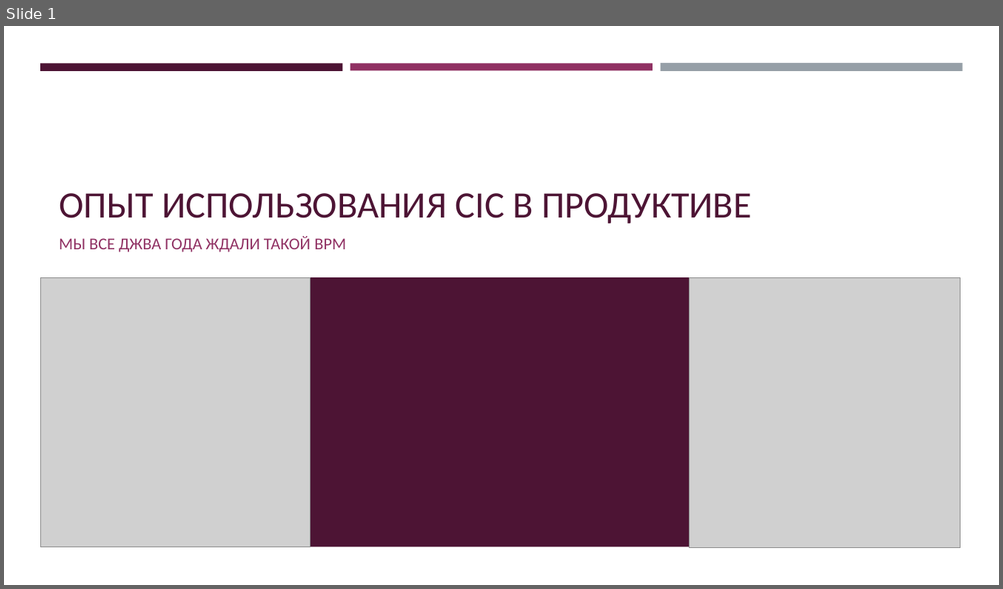
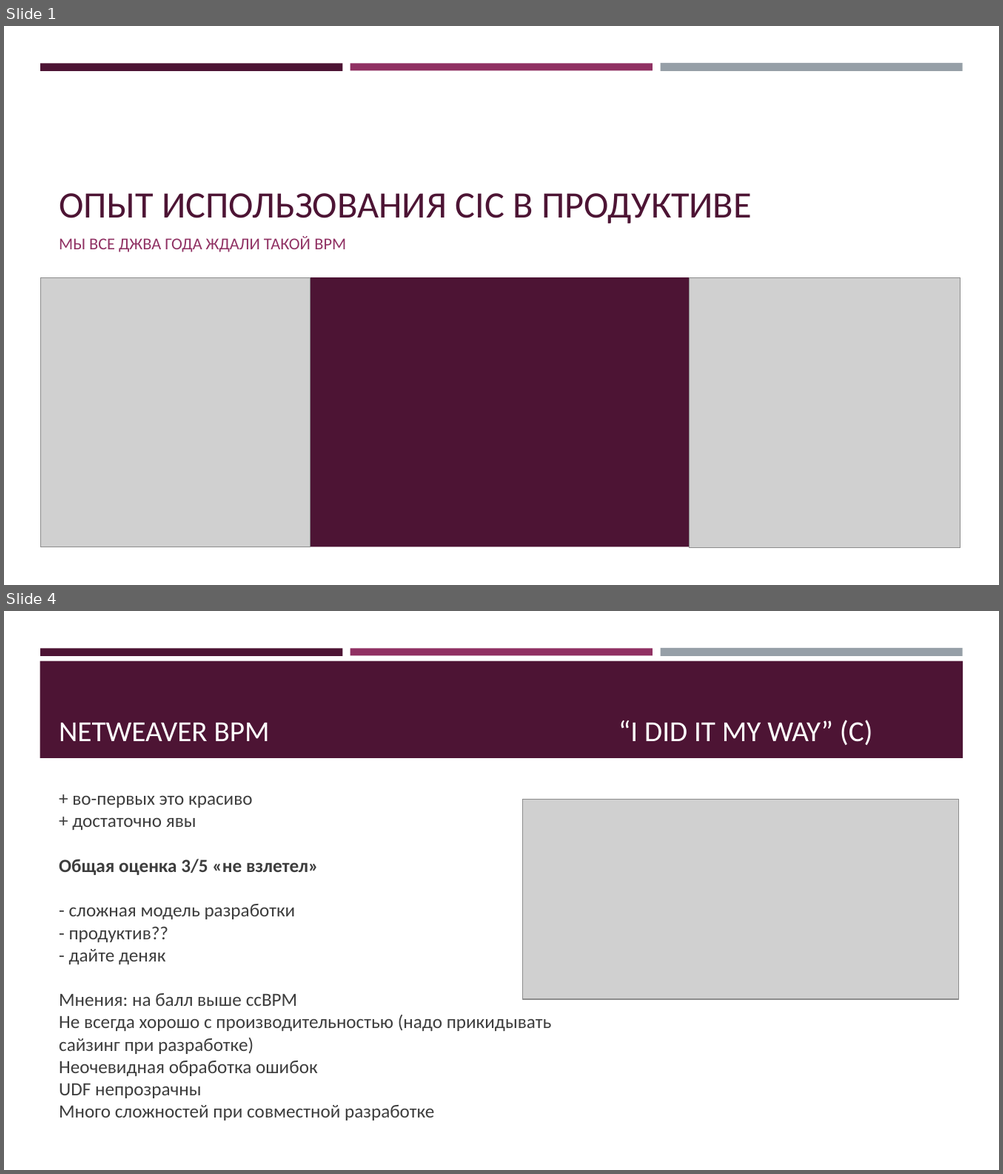
Before and after one commit to rsugio/PIMON, a slide deck: PIMON-2023/PIMON-2023_CIC.pptx. Shown one above the other, each under a label of ours: slide 1 before the commit, slides 1 and 4 after it; the slides between them are not shown. The pictures are 1003x589 and 1003x1174 pixels, drawn with LibreOffice and Linux fonts; fonts in the diff are those of the drawing; grey boxes stand for pictures. Boxes give left, top, right and bottom in pixels: in the first picture for what was removed or moved away, otherwise in the second. Text is boxed around its words. In the diff, an @@ line names an element or a change of style, - is before the commit and + after.

```diff
--- a/PIMON-2023/PIMON-2023_CIC.pptx
+++ b/PIMON-2023/PIMON-2023_CIC.pptx
@@ slide 4 added at <box>4,611,999,1170</box>, background #FFFFFF; not listed: 3 template elements that a slide beside it also shows @@
@@ rectangle added at <box>40,661,963,758</box>, fill #4D1434 @@
@@ title added at <box>59,720,873,746</box>, 28 pt, text #FFFFFF @@
+NETWEAVER BPM “I DID IT MY WAY” (C)
@@ text added at <box>59,795,552,1121</box>, 18 pt, text #3D3D3D @@
++ во-первых это красиво
++ достаточно явы
+Общая оценка 3/5 «не взлетел»
+- сложная модель разработки
+- продуктив??
+- дайте деняк
+Мнения: на балл выше ccBPM
+Не всегда хорошо с производительностью (надо прикидывать сайзинг при разработке)
+Неочевидная обработка ошибок
+UDF непрозрачны
+Много сложностей при совместной разработке
@@ picture added at <box>523,799,959,999</box> @@
```
Also in this commit, not shown: 2 slides changed, 15 other slides added, 1 slide removed, 8 other files.
